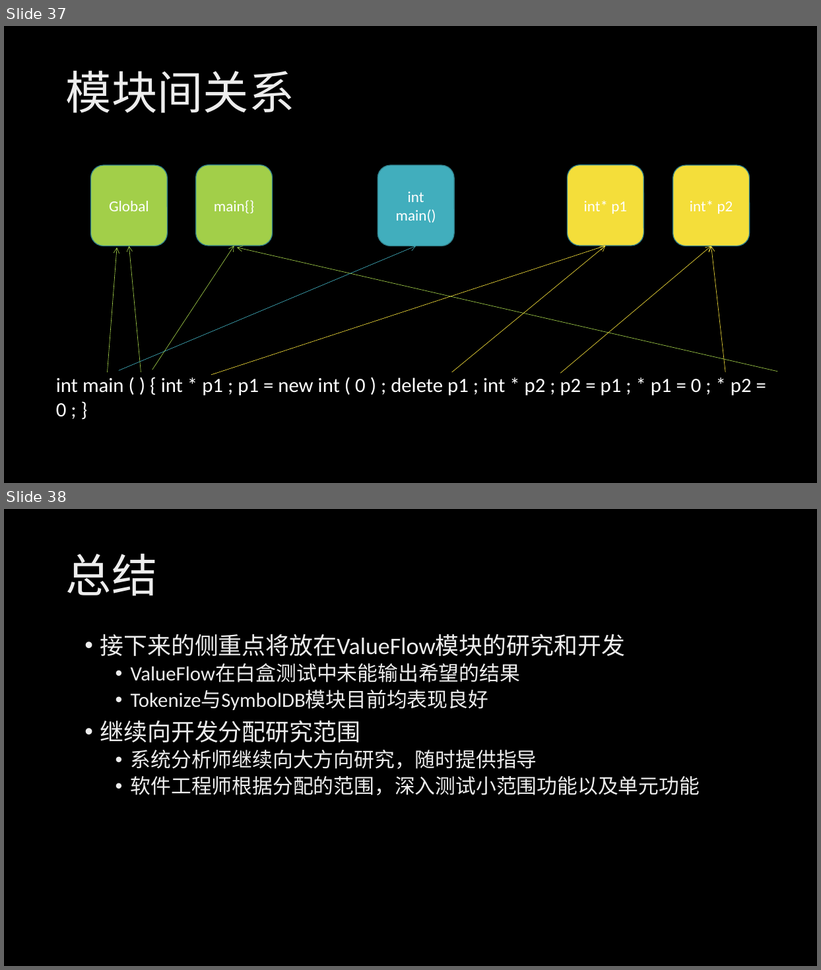
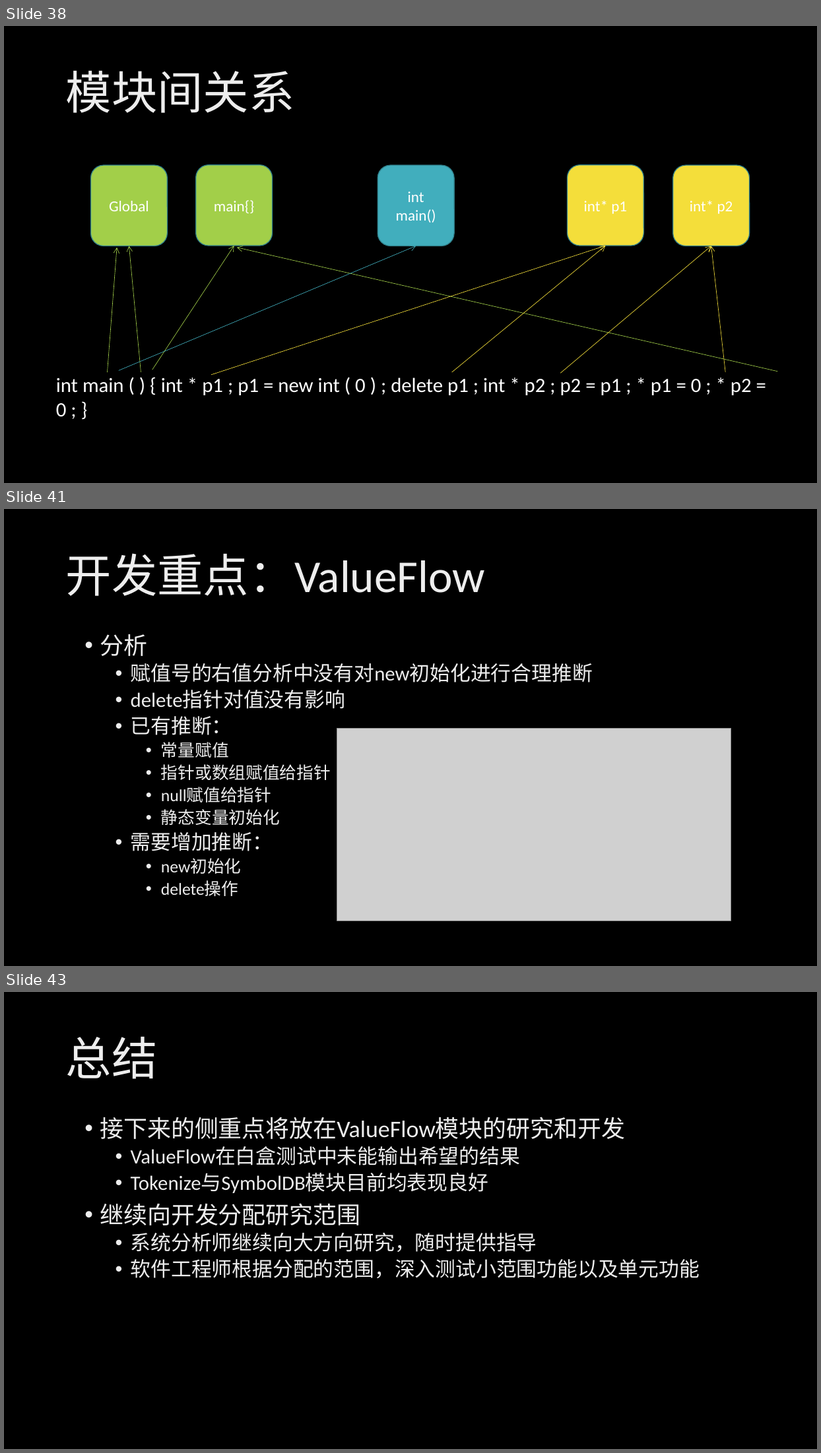
Before and after one commit to HSCppcheck/Cppcheck, a slide deck: 汇报/第六周课堂汇报.pptx. Shown one above the other, each under a label of ours: slides 37 and 38 before the commit, slides 38, 41 and 43 after it; the slides between them are not shown. The pictures are 821x970 and 821x1453 pixels, drawn with LibreOffice and Linux fonts; fonts in the diff are those of the drawing; grey boxes stand for pictures; background and template pictures are left out. Boxes give left, top, right and bottom in pixels: in the first picture for what was removed or moved away, otherwise in the second. Text is boxed around its words. In the diff, an @@ line names an element or a change of style, - is before the commit and + after.

```diff
--- a/汇报/第六周课堂汇报.pptx
+++ b/汇报/第六周课堂汇报.pptx
@@ slide 41 added at (4, 509, 817, 966), background picture (left out) @@
@@ title added at (66, 553, 485, 596), 54 pt, text gradient #BFBFBF to #EDEDED to #FFFFFF @@
+开发重点：ValueFlow
@@ text added at (100, 634, 593, 896), 24 pt, text gradient #BFBFBF to #EDEDED to #FFFFFF @@
+• 分析
+  • 赋值号的右值分析中没有对new初始化进行合理推断
+  • delete指针对值没有影响
+  • 已有推断：
+    • 常量赋值
+    • 指针或数组赋值给指针
+    • null赋值给指针
+    • 静态变量初始化
+  • 需要增加推断：
+    • new初始化
+    • delete操作
@@ picture added at (338, 729, 732, 921) @@
@@ what was slide 37 is now slide 38 @@
@@ what was slide 38 is now slide 43 @@
```
Also in this commit, not shown: 3 slides changed, 4 other slides added.
